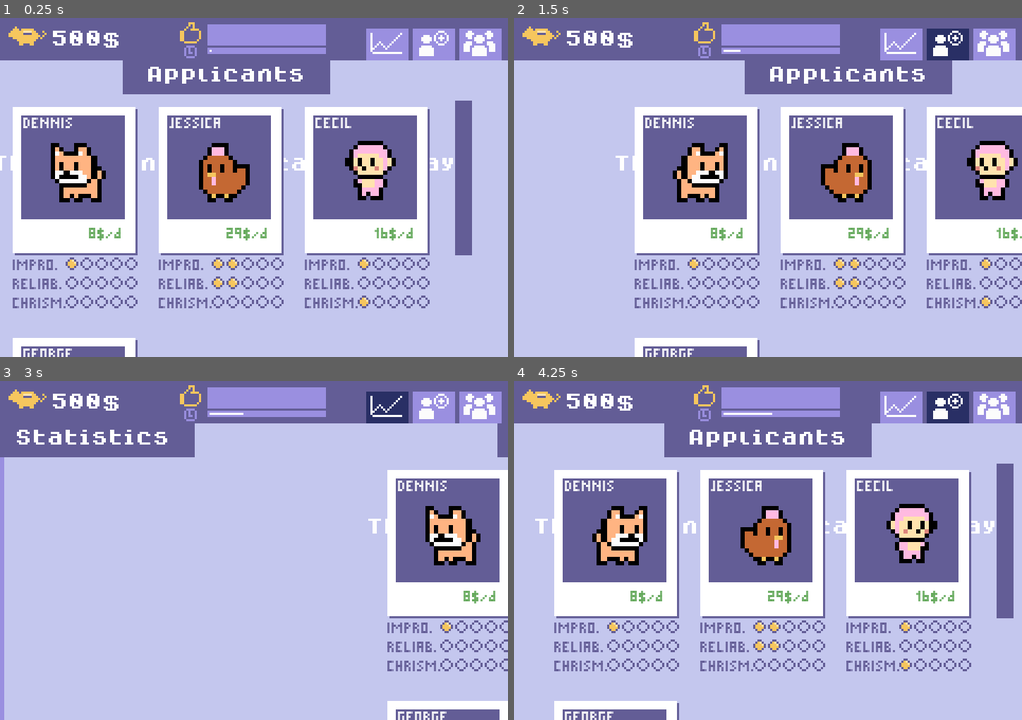
Above: before the commit, frames 1-4 (two rows, left to right).
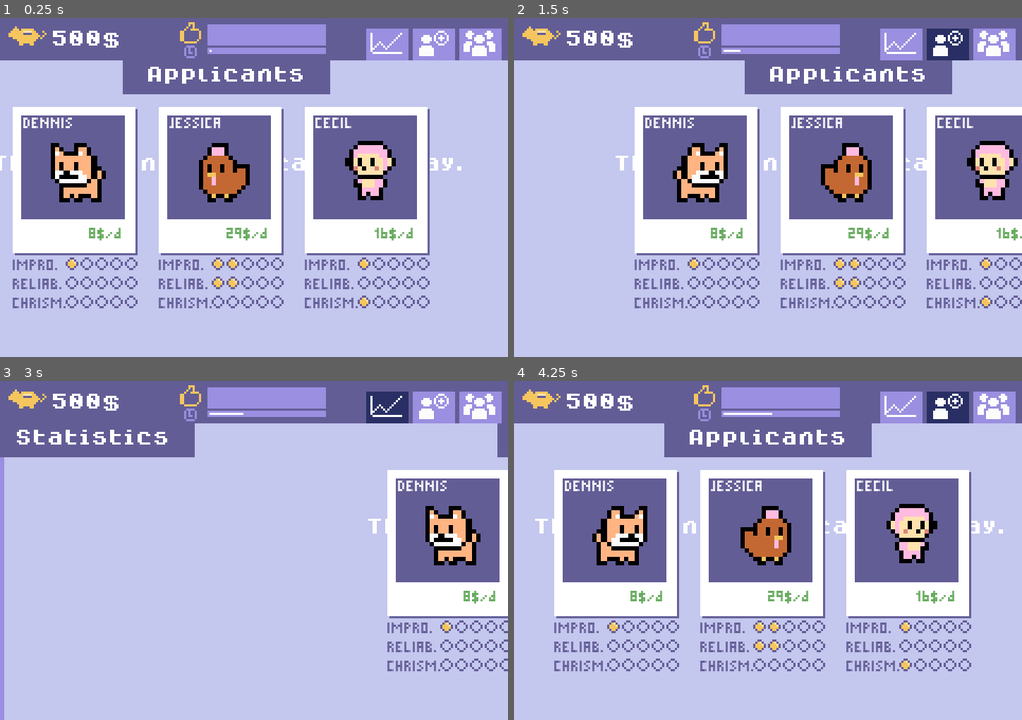
Above: after the commit, the same moments.

Repository: Milchreis/Mascot-Management
Game: Godot game, scene res://scenes/MainScene.tscn
The game is run twice, just before and just after one commit, with the same random seed, the same clock (stepped at 60 frames per second) and the same inputs.
Inputs (mouse positions are in pixels of both pictures, inside the frame that each line leads up to):
- Up to frame 1 (0.25 s): no input
- Up to frame 2 (1.5 s): click (900, 45) at 0.5 s; click (945, 45) at 1.25 s
- Up to frame 3 (3 s): click (482, 408) at 2 s; click (386, 408) at 2.75 s
- Up to frame 4 (4.25 s): click (945, 408) at 3.5 s

The runs differ from the first frame. In frame 1, 2.9% of the frame differs, in the area x 2-93%, y 24-100%; in frame 2, 1.4%; in frame 3, 1.3%; in frame 4, 2.9%.

Commit message:
random rate for new applicants

Diff:
--- a/scripts/MainScene.gd
+++ b/scripts/MainScene.gd
@@ -15,11 +15,12 @@
 	$Areas/Inventory.model = model
 	$Areas/MascotDetails.model = model
 
-	$Areas/JobApplication.createPool(4)
+	$Areas/JobApplication.createPool(3)
 	onOpenJobApplication()
 
 func onDayPassed():
-	$Areas/JobApplication.createPool(2)
+	if withChanceOf(0.1) and $Areas/JobApplication.applicants.size() < 20:
+		$Areas/JobApplication.createPool(2)
 
 func _process(_delta):
 	$Desk/Appbar/ClientSatisfaction/Background/Progess.value = model.getClientSatisfaction()
@@ -61,7 +62,10 @@
 	onOpenInventory()
 
 func slideTo(x):
-	var tween := create_tween() \
+	create_tween() \
 		.set_trans(Tween.TRANS_CUBIC) \
 		.set_ease(Tween.EASE_OUT) \
 		.tween_property($Areas, "position", Vector2(x, 0), 0.4)
+
+func withChanceOf(fraction:float) -> bool:
+	 return rand_range(0.0, 1.0) <= fraction
